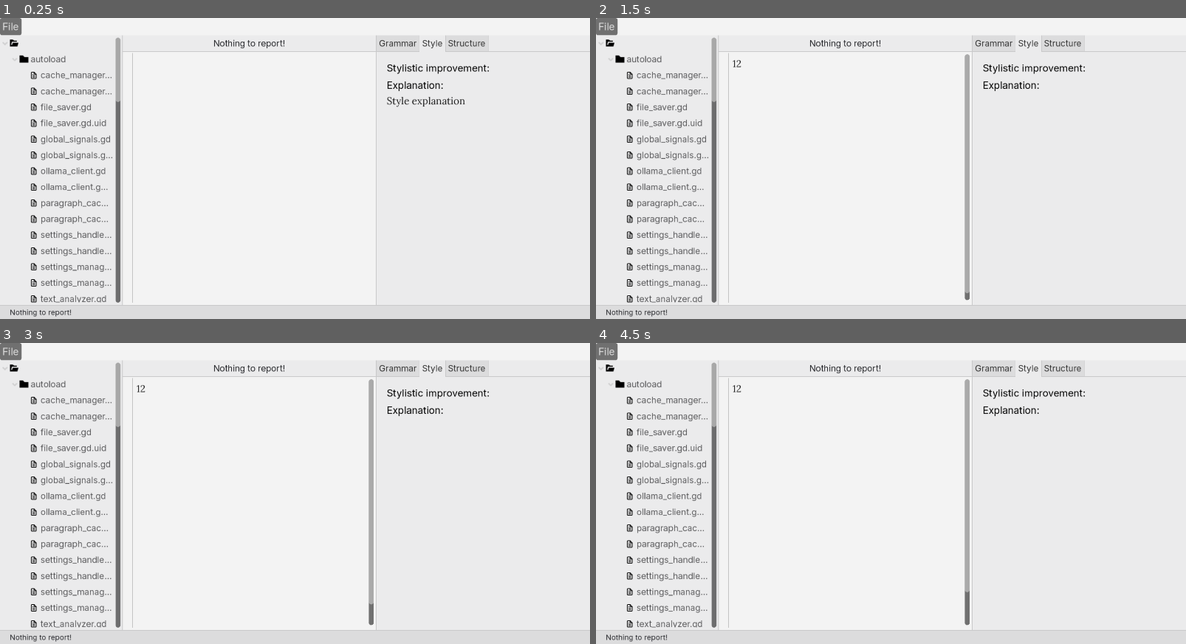
Above: before the commit, frames 1-4 (two rows, left to right).
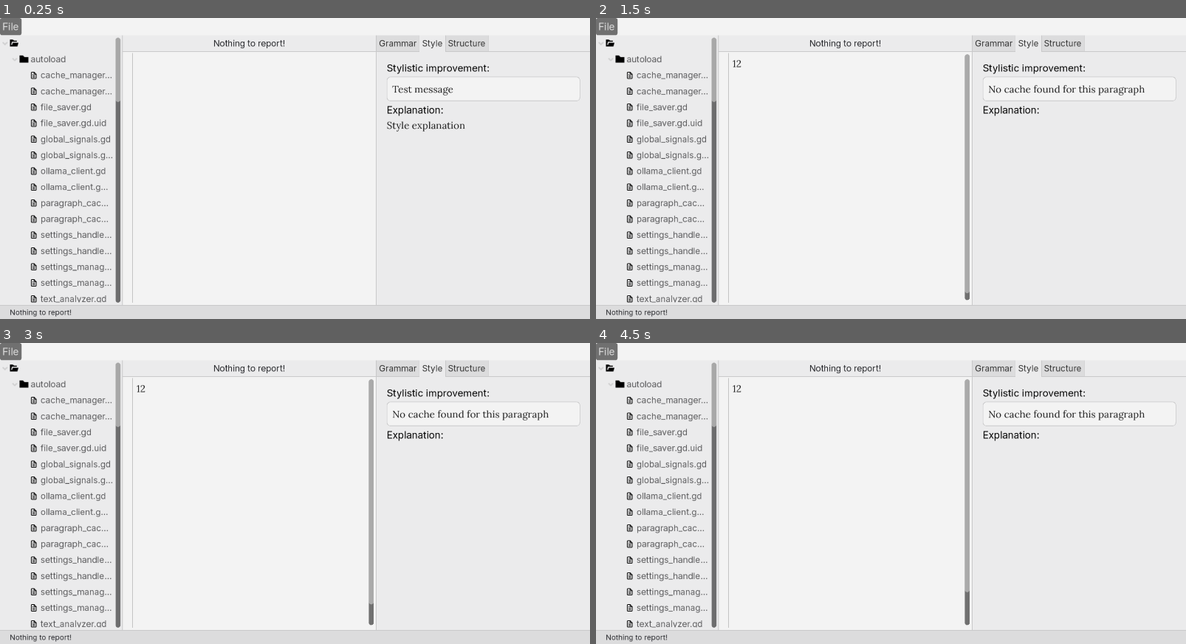
Above: after the commit, the same moments.

Repository: olafjanssen/snorfeld
Game: Godot game, scene res://scenes/editor.tscn
The game is run twice, just before and just after one commit, with the same random seed, the same clock (stepped at 60 frames per second) and the same inputs.
Inputs (mouse positions are in pixels of both pictures, inside the frame that each line leads up to):
- Up to frame 1 (0.25 s): no input
- Up to frame 2 (1.5 s): click (849, 177) at 0.52 s; type "12" at 0.6 s; tap Enter at 1.25 s
- Up to frame 3 (3 s): tap Space at 2 s; tap Enter at 2.75 s
- Up to frame 4 (4.5 s): tap Space at 3.5 s; tap Enter at 4.25 s

The runs differ from the first frame. In frame 1, 0.7% of the frame differs, in the area x 65-99%, y 19-38%; in frame 2, 0.6%; in frame 3, 0.6%; in frame 4, 0.6%.
Error before the commit: Invalid assignment of property or key 'text' with value of type 'String' on a base object of type 'null instance'. (res://scenes/paneled_richtextlabel.gd:9)

Commit message:
Fix style and suggestion labels

Diff:
--- a/scenes/paneled_richtextlabel.gd
+++ b/scenes/paneled_richtextlabel.gd
@@ -5,5 +5,4 @@
 @onready var TextField: ClickableRichTextLabel = $MarginContainer/ClickableRichTextLabel
 
 func set_text(full_text : String):
-	pass
 	TextField.text = full_text
--- a/scenes/paragraph_check.tscn
+++ b/scenes/paragraph_check.tscn
@@ -3,7 +3,6 @@
 [ext_resource type="Script" uid="uid://dblbt20rwgkun" path="res://scenes/paragraph_check.gd" id="0"]
 [ext_resource type="Theme" uid="uid://o8gx2nmawf21" path="res://themes/light_theme.tres" id="2_bhh05"]
 [ext_resource type="PackedScene" uid="uid://tncq4cf0k61t" path="res://scenes/paneled_richtextlabel.tscn" id="4_6m5l1"]
-[ext_resource type="Script" uid="uid://8php3eqvs7vm" path="res://scenes/paneled_richtextlabel.gd" id="4_gvoeh"]
 
 [node name="ParagraphCheck" type="Control" unique_id=242299029]
 layout_mode = 3
@@ -81,10 +80,8 @@
 layout_mode = 2
 text = "Stylistic improvement:"
 
-[node name="Enhancement" type="PanelContainer" parent="TabContainer/Style/MarginContainer/VBoxContainer" unique_id=1112195938]
+[node name="Enhancement" parent="TabContainer/Style/MarginContainer/VBoxContainer" unique_id=1707718783 instance=ExtResource("4_6m5l1")]
 layout_mode = 2
-script = ExtResource("4_gvoeh")
-metadata/_custom_type_script = "uid://8php3eqvs7vm"
 
 [node name="Label4" type="Label" parent="TabContainer/Style/MarginContainer/VBoxContainer" unique_id=1834282615]
 layout_mode = 2
@@ -118,10 +115,8 @@
 layout_mode = 2
 text = "Structural suggestion:"
 
-[node name="Suggestion" type="PanelContainer" parent="TabContainer/Structure/MarginContainer/VBoxContainer" unique_id=1679511026]
+[node name="Suggestion" parent="TabContainer/Structure/MarginContainer/VBoxContainer" unique_id=269824062 instance=ExtResource("4_6m5l1")]
 layout_mode = 2
-script = ExtResource("4_gvoeh")
-metadata/_custom_type_script = "uid://8php3eqvs7vm"
 
 [node name="Label6" type="Label" parent="TabContainer/Structure/MarginContainer/VBoxContainer" unique_id=1531681234]
 layout_mode = 2
